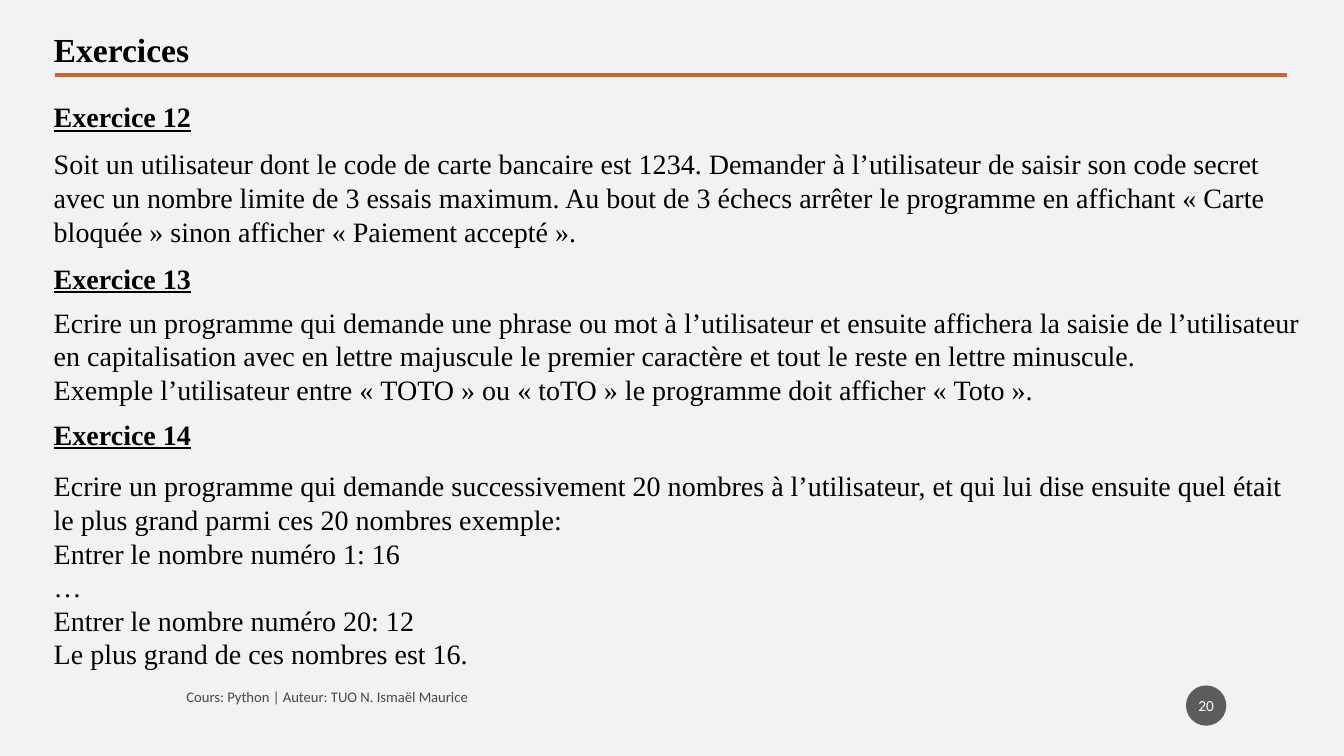
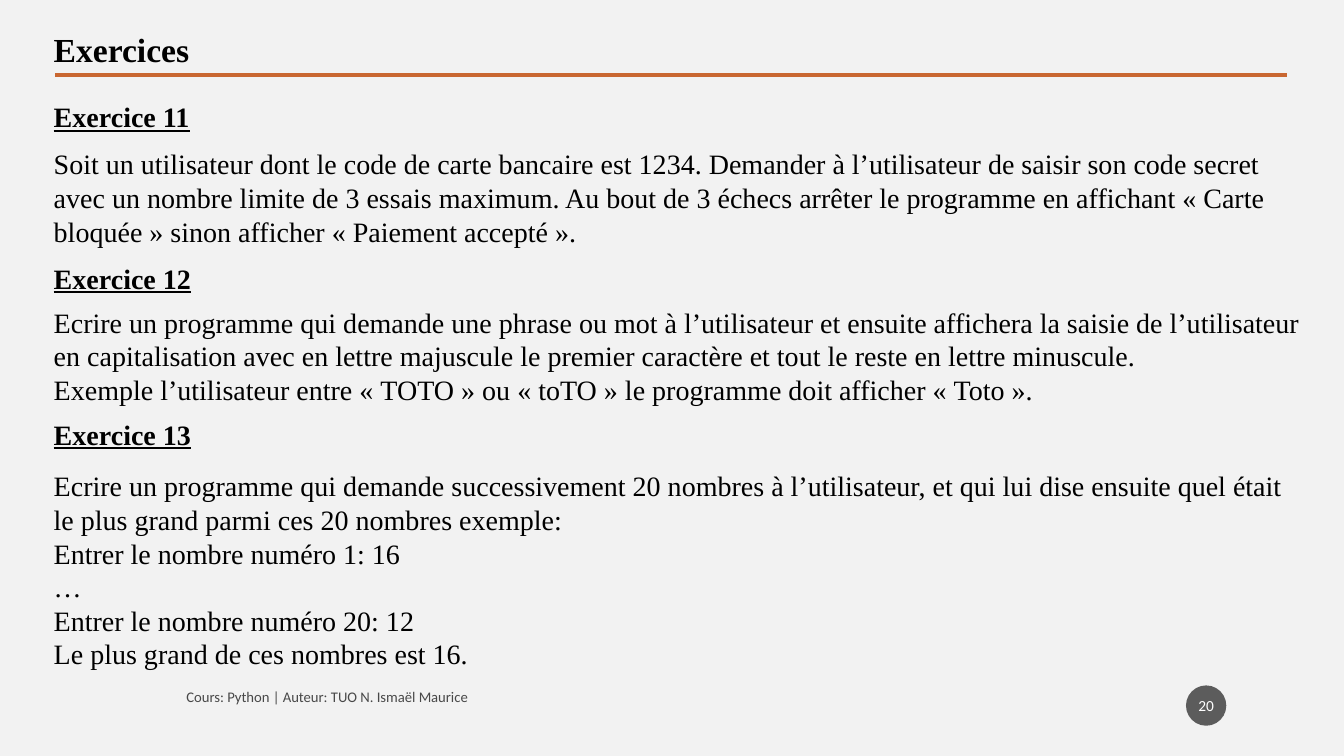
Before and after one commit to tisma95/cours-python, a slide deck: slide 20 of source/Chapitre 4 - Structures répétitives.pptx. Drawn at 1344x756 pixels with LibreOffice and Linux fonts; fonts in the diff are those of the drawing. Boxes give left, top, right and bottom in pixels: in the first picture for what was removed or moved away, otherwise in the second. Text is boxed around its words. In the diff, an @@ line names an element or a change of style, - is before the commit and + after.

Commit message:
Fix (chp4): Correction du  numéro des exercices

```diff
--- a/source/Chapitre 4 - Structures répétitives.pptx
+++ b/source/Chapitre 4 - Structures répétitives.pptx
@@ text at (x1=54, y1=107, x2=189, y2=132): text changed @@
-Exercice 12
+Exercice 11
@@ text at (x1=54, y1=269, x2=191, y2=293): text changed @@
-Exercice 13
+Exercice 12
@@ text at (x1=54, y1=425, x2=191, y2=449): text changed @@
-Exercice 14
+Exercice 13
```
Also in this commit, not shown: 1 other slide changed, 2 other files.
